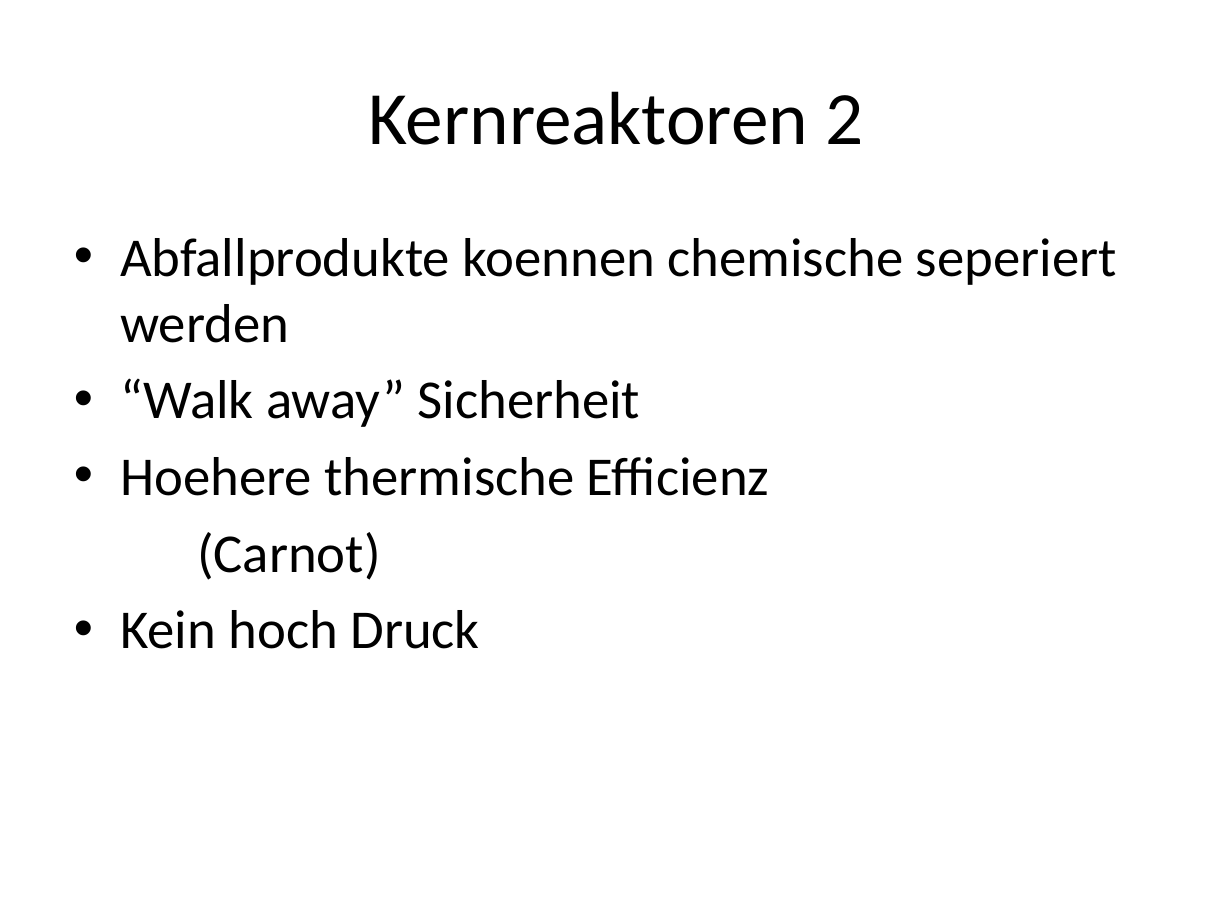
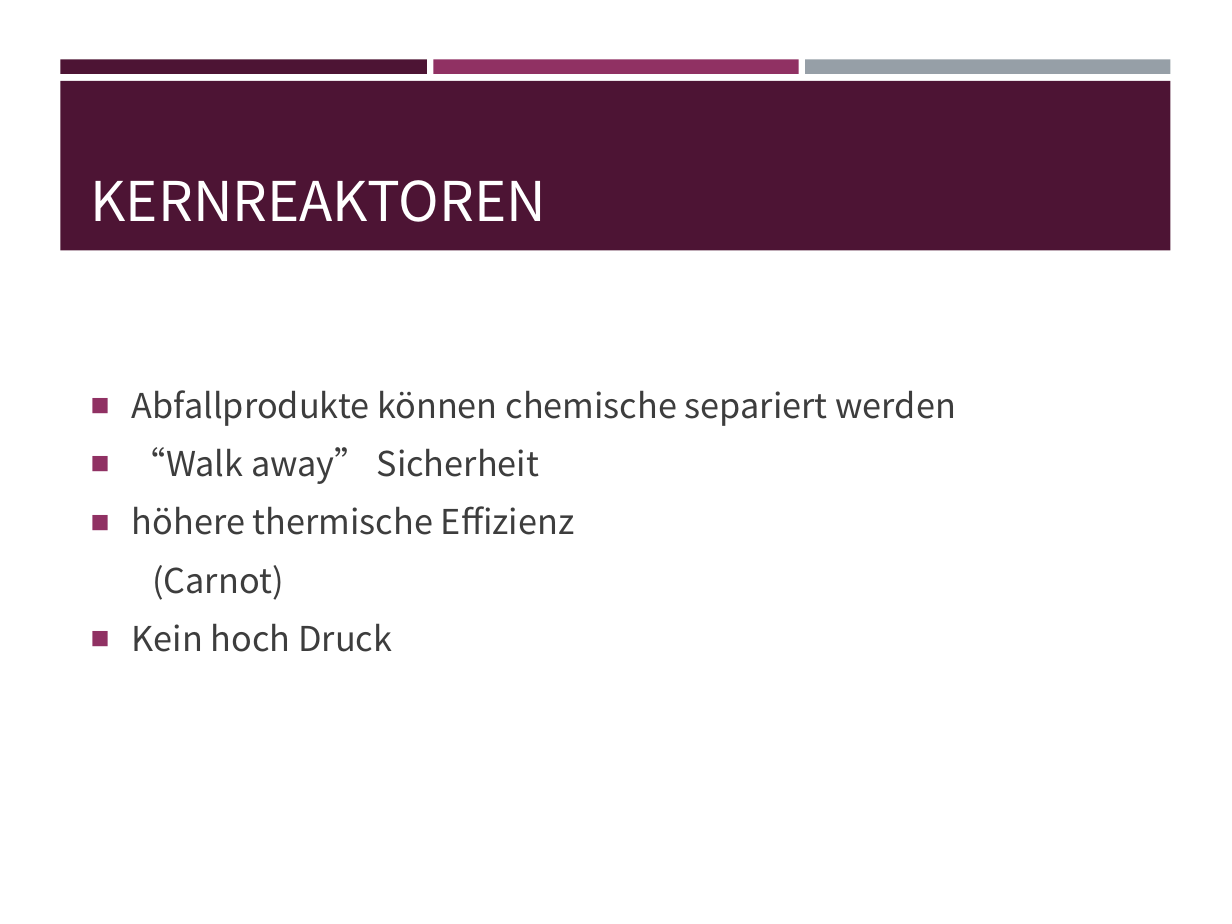
Before and after one commit to EnemyoftheFarmer/Thorium-Presentation, a slide deck: slide 19 of Thorium Reactors.pptx (slide 18 before the commit). Drawn at 1232x924 pixels with LibreOffice and Linux fonts; fonts in the diff are those of the drawing. Boxes give left, top, right and bottom in pixels: in the first picture for what was removed or moved away, otherwise in the second. Text is boxed around its words. In the diff, an @@ line names an element or a change of style, - is before the commit and + after.

```diff
--- a/Thorium Reactors.pptx
+++ b/Thorium Reactors.pptx
@@ rectangle added at [60, 59, 426, 74], fill #4D1434 @@
@@ rectangle added at [434, 59, 798, 74], fill #903163 @@
@@ rectangle added at [806, 59, 1170, 74], fill #969FA7 @@
@@ rectangle added at [60, 81, 1170, 251], fill #4D1434 @@
@@ title "KERNREAKTOREN" at [91, 180, 546, 222]: vertical alignment middle to bottom @@
@@ title at [91, 180, 546, 222]: text changed; size 44 to 32 pt; font Calibri to Noto Sans CJK SC; text colour #000000 to #FFFFFF @@
-Kernreaktoren 2
+KERNREAKTOREN
@@ text "Abfallprodukte können chemische separiert werden": place and size @@
-text "Abfallprodukte können chemische separiert werden" at [120, 238, 1117, 649]
+text "Abfallprodukte können chemische separiert werden" at [132, 390, 956, 652]
@@ text "Abfallprodukte können chemische separiert werden" at [132, 390, 956, 652]: vertical alignment top to middle @@
@@ text at [132, 390, 956, 426]: text changed; size 32 to 20 pt; font Calibri to Noto Sans CJK SC; text colour #000000 to #3D3D3D @@
-• Abfallprodukte koennen chemische seperiert werden
+■ Abfallprodukte können chemische separiert werden
@@ text at [132, 447, 539, 652]: size 32 to 20 pt, font Calibri to Noto Sans CJK SC, text colour #000000 to #3D3D3D in "“Walk away” Sicherheit", "(Carnot)", "Kein hoch Druck"; bullet • to ■; more space between paragraphs @@
@@ text at [132, 506, 574, 535]: text changed; size 32 to 20 pt; font Calibri to Noto Sans CJK SC; text colour #000000 to #3D3D3D @@
-• Hoehere thermische Efficienz
+■ höhere thermische Effizienz
```
Also in this commit, not shown: 17 other slides changed, 2 slides added.
